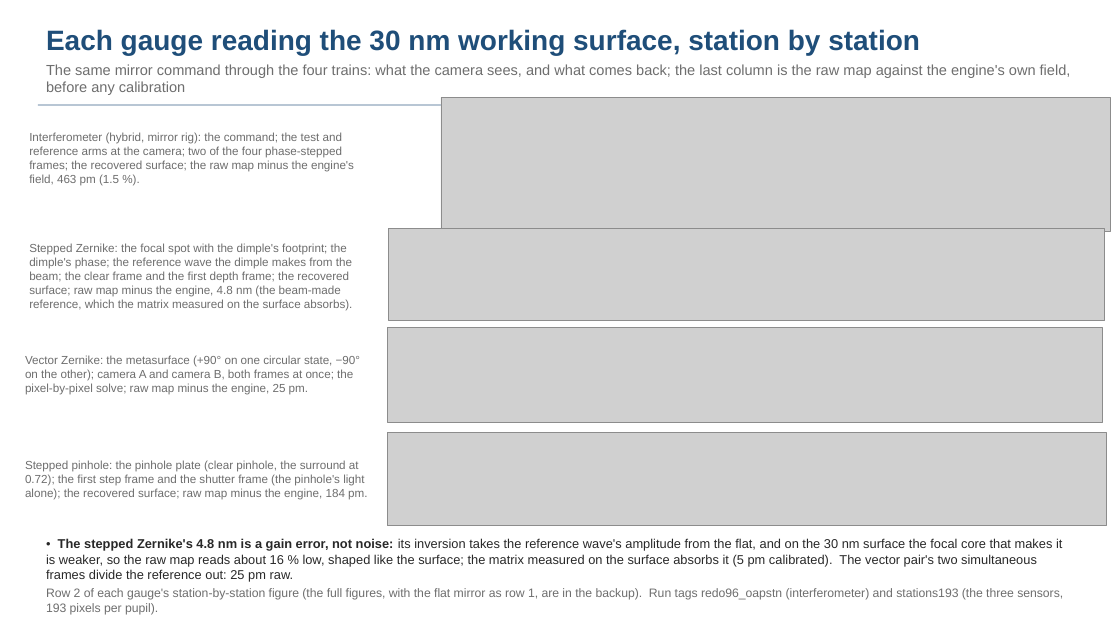
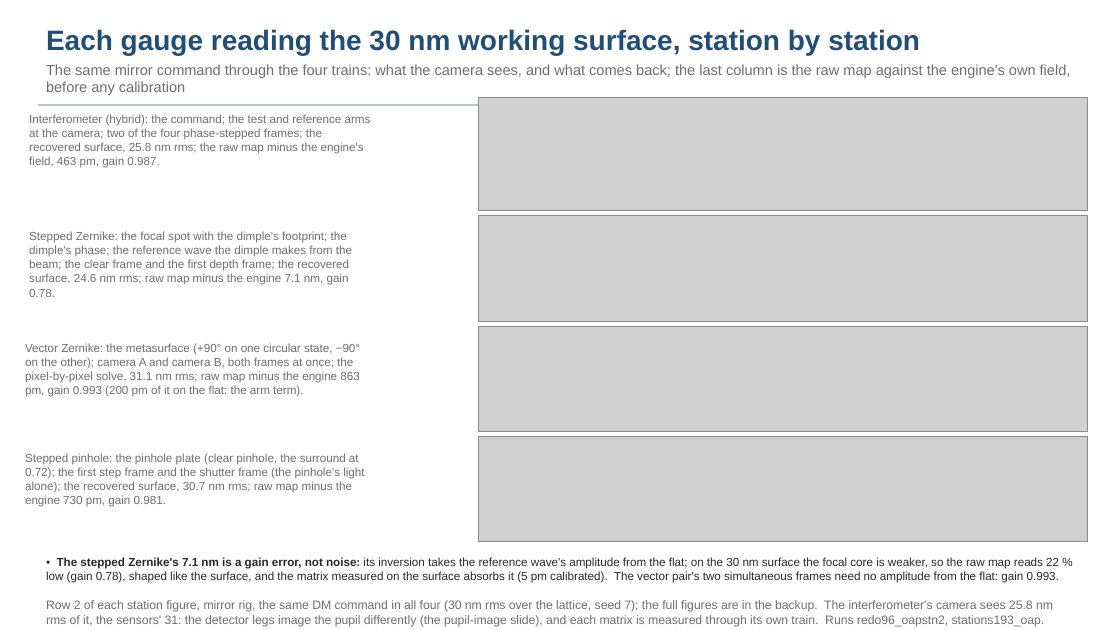
Before and after one commit to nasa-jpl/macos, a slide deck: slide 25 of demo_session/deck_gauges.pptx. Drawn at 1120x630 pixels with LibreOffice and Linux fonts; fonts in the diff are those of the drawing; grey boxes stand for pictures. Boxes give left, top, right and bottom in pixels: in the first picture for what was removed or moved away, otherwise in the second. Text is boxed around its words. In the diff, an @@ line names an element or a change of style, - is before the commit and + after.

```diff
--- a/demo_session/deck_gauges.pptx
+++ b/demo_session/deck_gauges.pptx
@@ text at (x1=29, y1=114, x2=371, y2=168): text changed @@
-Interferometer (hybrid, mirror rig): the command; the test and reference arms at the camera; two of the four phase-stepped frames; the recovered surface; the raw map minus the engine's field, 463 pm (1.5 %).
+Interferometer (hybrid): the command; the test and reference arms at the camera; two of the four phase-stepped frames; the recovered surface, 25.8 nm rms; the raw map minus the engine's field, 463 pm, gain 0.987.
@@ picture resized from (x1=441, y1=97, x2=1111, y2=231) to (x1=479, y1=97, x2=1088, y2=210) @@
@@ text at (x1=29, y1=231, x2=352, y2=297): text changed @@
-Stepped Zernike: the focal spot with the dimple's footprint; the dimple's phase; the reference wave the dimple makes from the beam; the clear frame and the first depth frame; the recovered surface; raw map minus the engine, 4.8 nm (the beam-made reference, which the matrix measured on the surface absorbs).
+Stepped Zernike: the focal spot with the dimple's footprint; the dimple's phase; the reference wave the dimple makes from the beam; the clear frame and the first depth frame; the recovered surface, 24.6 nm rms; raw map minus the engine 7.1 nm, gain 0.78.
@@ picture resized from (x1=389, y1=229, x2=1105, y2=321) to (x1=479, y1=215, x2=1088, y2=322) @@
@@ picture resized from (x1=387, y1=328, x2=1102, y2=423) to (x1=479, y1=327, x2=1088, y2=432) @@
@@ text at (x1=25, y1=343, x2=360, y2=397): text changed @@
-Vector Zernike: the metasurface (+90° on one circular state, −90° on the other); camera A and camera B, both frames at once; the pixel-by-pixel solve; raw map minus the engine, 25 pm.
+Vector Zernike: the metasurface (+90° on one circular state, −90° on the other); camera A and camera B, both frames at once; the pixel-by-pixel solve, 31.1 nm rms; raw map minus the engine 863 pm, gain 0.993 (200 pm of it on the flat: the arm term).
@@ picture resized from (x1=387, y1=433, x2=1107, y2=526) to (x1=479, y1=437, x2=1088, y2=542) @@
@@ text at (x1=25, y1=453, x2=364, y2=507): text changed @@
-Stepped pinhole: the pinhole plate (clear pinhole, the surround at 0.72); the first step frame and the shutter frame (the pinhole's light alone); the recovered surface; raw map minus the engine, 184 pm.
+Stepped pinhole: the pinhole plate (clear pinhole, the surround at 0.72); the first step frame and the shutter frame (the pinhole's light alone); the recovered surface, 30.7 nm rms; raw map minus the engine 730 pm, gain 0.981.
@@ text at (x1=46, y1=557, x2=1059, y2=583): text changed; size 11 to 10 pt @@
-• The stepped Zernike's 4.8 nm is a gain error, not noise: its inversion takes the reference wave's amplitude from the flat, and on the 30 nm surface the focal core that makes it is weaker, so the raw map reads about 16 % low, shaped like the surface; the matrix measured on the surface absorbs it (5 pm calibrated). The vector pair's two simultaneous frames divide the reference out: 25 pm raw.
+• The stepped Zernike's 7.1 nm is a gain error, not noise: its inversion takes the reference wave's amplitude from the flat; on the 30 nm surface the focal core is weaker, so the raw map reads 22 % low (gain 0.78), shaped like the surface, and the matrix measured on the surface absorbs it (5 pm calibrated). The vector pair's two simultaneous frames need no amplitude from the flat: gain 0.993.
@@ text at (x1=46, y1=600, x2=1053, y2=627): text changed @@
-Row 2 of each gauge's station-by-station figure (the full figures, with the flat mirror as row 1, are in the backup). Run tags redo96_oapstn (interferometer) and stations193 (the three sensors, 193 pixels per pupil).
+Row 2 of each station figure, mirror rig, the same DM command in all four (30 nm rms over the lattice, seed 7); the full figures are in the backup. The interferometer's camera sees 25.8 nm rms of it, the sensors' 31: the detector legs image the pupil differently (the pupil-image slide), and each matrix is measured through its own train. Runs redo96_oapstn2, stations193_oap.
```
Also in this commit, not shown: 5 other slides changed, 14 other files.
